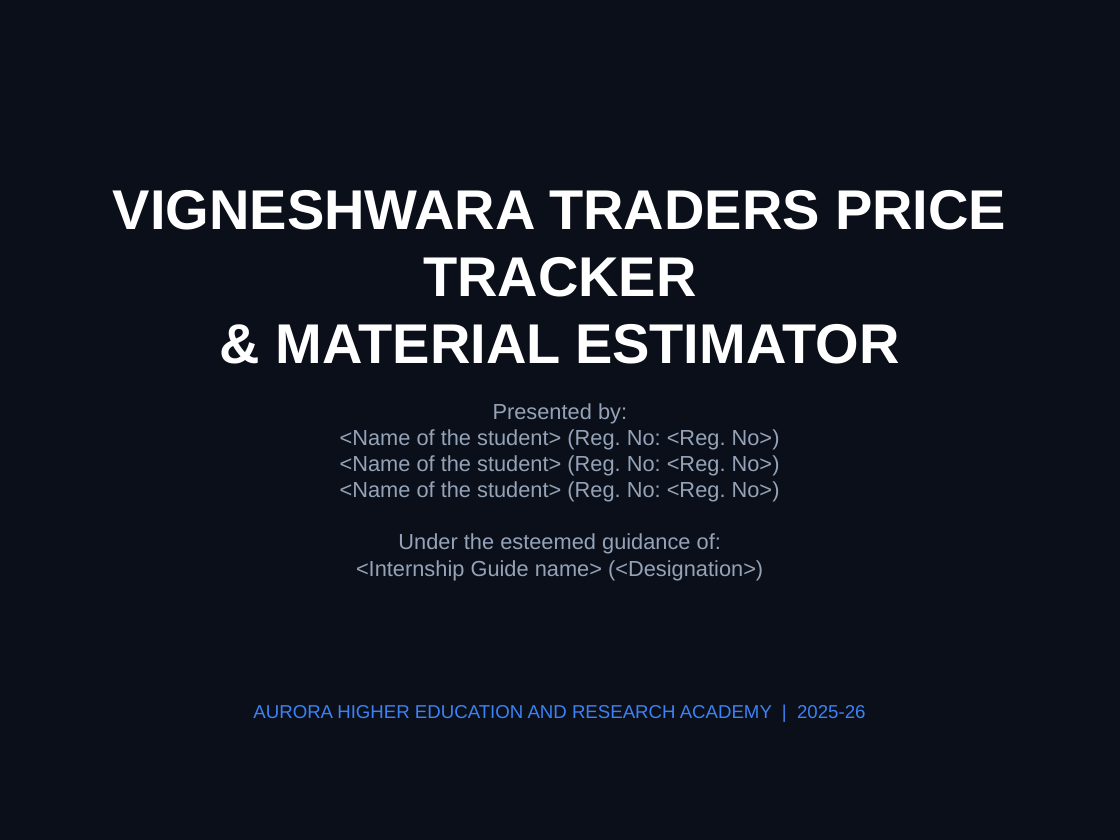
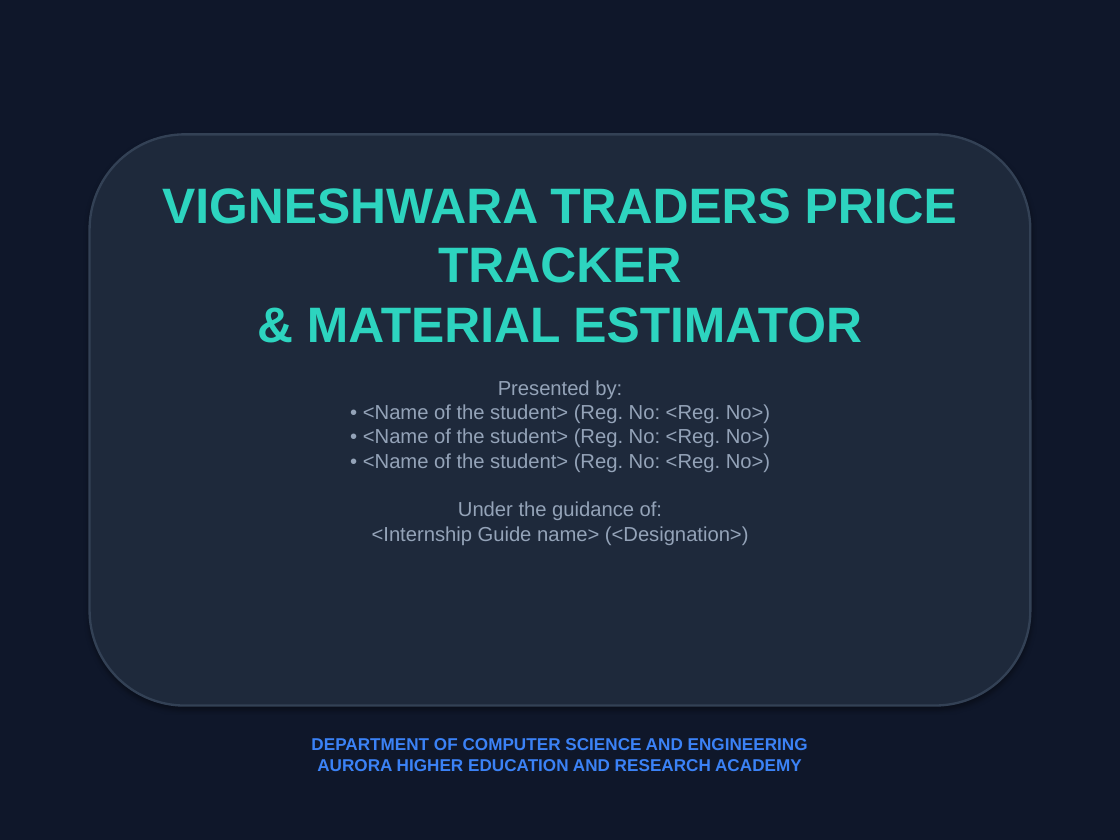
Before and after one commit to naveen7607/vigneshwara-traders, a slide deck: slide 1 of Final Presentation.pptx. Drawn at 1120x840 pixels with LibreOffice and Linux fonts; fonts in the diff are those of the drawing. Boxes give left, top, right and bottom in pixels: in the first picture for what was removed or moved away, otherwise in the second. Text is boxed around its words. In the diff, an @@ line names an element or a change of style, - is before the commit and + after.

Commit message:
docs: redesign Final Presentation with dark tech theme and multi-column layouts

```diff
--- a/Final Presentation.pptx
+++ b/Final Presentation.pptx
@@ background #0B0F19 to #0F172A @@
@@ rounded rectangle added at (x1=90, y1=134, x2=1030, y2=706), fill #1E293B, outline #334155 1.5 pt @@
@@ text "VIGNESHWARA TRADERS PRICE TRACKER & ..." moved from (x1=113, y1=190, x2=1006, y2=364) to (x1=162, y1=188, x2=957, y2=343) @@
@@ text "VIGNESHWARA TRADERS PRICE TRACKER & ..." at (x1=162, y1=188, x2=957, y2=343): size 36 to 32 pt, text colour #FFFFFF to #2DD4BF @@
@@ text at (x1=363, y1=380, x2=770, y2=545): text changed; size 14 to 13 pt @@
-Presented by:
-<Name of the student> (Reg. No: <Reg. No>)
-<Name of the student> (Reg. No: <Reg. No>)
-<Name of the student> (Reg. No: <Reg. No>)
-Under the esteemed guidance of:
-<Internship Guide name> (<Designation>)
+Presented by:
+• <Name of the student> (Reg. No: <Reg. No>)
+• <Name of the student> (Reg. No: <Reg. No>)
+• <Name of the student> (Reg. No: <Reg. No>)
+Under the guidance of:
+<Internship Guide name> (<Designation>)
@@ text at (x1=311, y1=738, x2=808, y2=771): text changed; size 12 to 11 pt; bold on @@
-AURORA HIGHER EDUCATION AND RESEARCH ACADEMY | 2025-26
+DEPARTMENT OF COMPUTER SCIENCE AND ENGINEERING
+AURORA HIGHER EDUCATION AND RESEARCH ACADEMY
```
Also in this commit, not shown: 7 other slides changed, 8 slides added, 8 slides removed.
